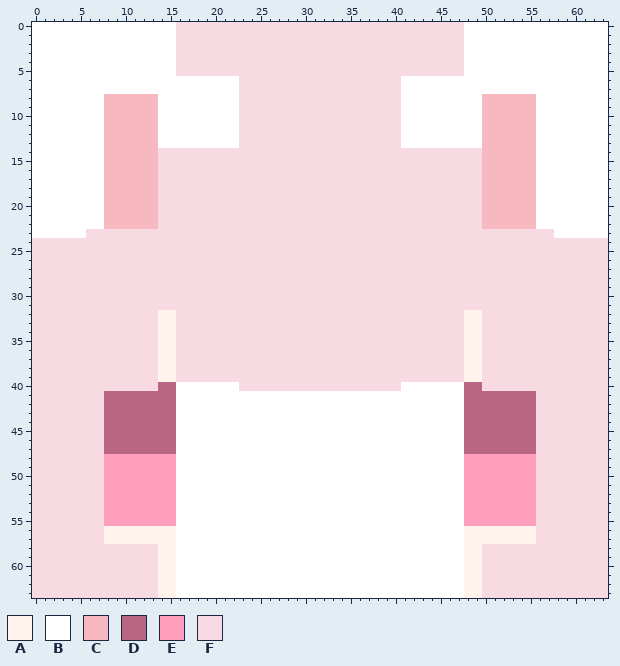
File history of a pixel-art sprite, skins/41af65c6-a29e-4723-a106-e384902cf216.png. This is how it looked before the edit.
The file is 64x64 pixels. Colours within 5 levels of each other are drawn and written as one.
Palette (. is transparent): A #fff3ec  B #ffffff  C #f8b8c0  D #b86681  E #ff9ebd  F #f8dae3
After the commit:
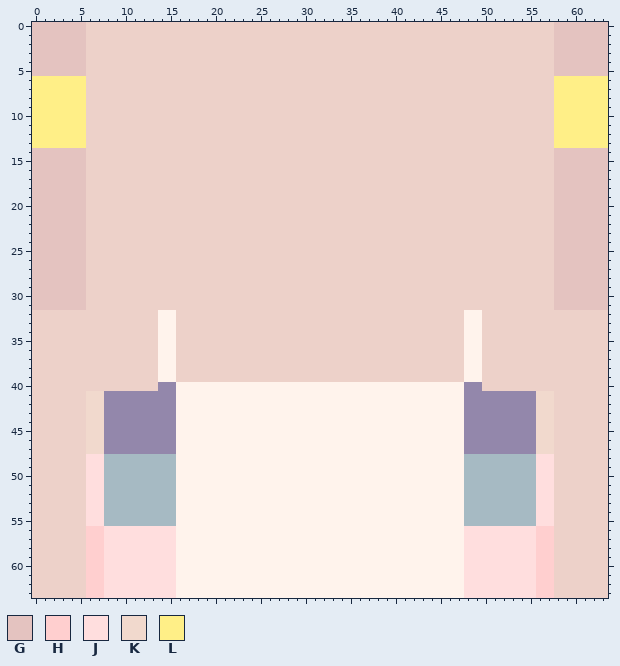
Colours new in this view: G #e4c3c0  H #ffcfcf  J #ffdede  K #f1d9cd  L #ffef87
Message: 自動上傳玩家 DaiDai_66 的皮膚臉部
Edits made:
colour D: #b86681 -> #9387ab
colour E: #ff9ebd -> #a6bac3
colour F: #f8dae3 -> #edd1c9
y 0..5: x 0..15 BBBBBBBBBBBBBBBB -> GGGGGGFFFFFFFFFF; x 48..63 BBBBBBBBBBBBBBBB -> FFFFFFFFFFGGGGGG
y 6..7: x 0..22 BBBBBBBBBBBBBBBBBBBBBBB -> LLLLLLFFFFFFFFFFFFFFFFF; x 41..63 BBBBBBBBBBBBBBBBBBBBBBB -> FFFFFFFFFFFFFFFFFLLLLLL
y 8..13: x 0..22 BBBBBBBBCCCCCCBBBBBBBBB -> LLLLLLFFFFFFFFFFFFFFFFF; x 41..63 BBBBBBBBBCCCCCCBBBBBBBB -> FFFFFFFFFFFFFFFFFLLLLLL
y 14..22: x 0..13 BBBBBBBBCCCCCC -> GGGGGGFFFFFFFF; x 50..63 CCCCCCBBBBBBBB -> FFFFFFFFGGGGGG
y 23: x 0..5 BBBBBB -> GGGGGG; x 58..63 BBBBBB -> GGGGGG
y 24..31: x 0..5 FFFFFF -> GGGGGG; x 58..63 FFFFFF -> GGGGGG
y 40: x 16..47 BBBBBBBFFFFFFFFFFFFFFFFFFBBBBBBB -> AAAAAAAAAAAAAAAAAAAAAAAAAAAAAAAA
y 41..47: x 6..7 FF -> KK; x 16..47 BBBBBBBBBBBBBBBBBBBBBBBBBBBBBBBB -> AAAAAAAAAAAAAAAAAAAAAAAAAAAAAAAA; x 56..57 FF -> KK
y 48..55: x 6..7 FF -> JJ; x 16..47 BBBBBBBBBBBBBBBBBBBBBBBBBBBBBBBB -> AAAAAAAAAAAAAAAAAAAAAAAAAAAAAAAA; x 56..57 FF -> JJ
y 56..57: x 6..57 FFAAAAAAAABBBBBBBBBBBBBBBBBBBBBBBBBBBBBBBBAAAAAAAAFF -> HHJJJJJJJJAAAAAAAAAAAAAAAAAAAAAAAAAAAAAAAAJJJJJJJJHH
y 58..63: x 6..57 FFFFFFFFAABBBBBBBBBBBBBBBBBBBBBBBBBBBBBBBBAAFFFFFFFF -> HHJJJJJJJJAAAAAAAAAAAAAAAAAAAAAAAAAAAAAAAAJJJJJJJJHH
